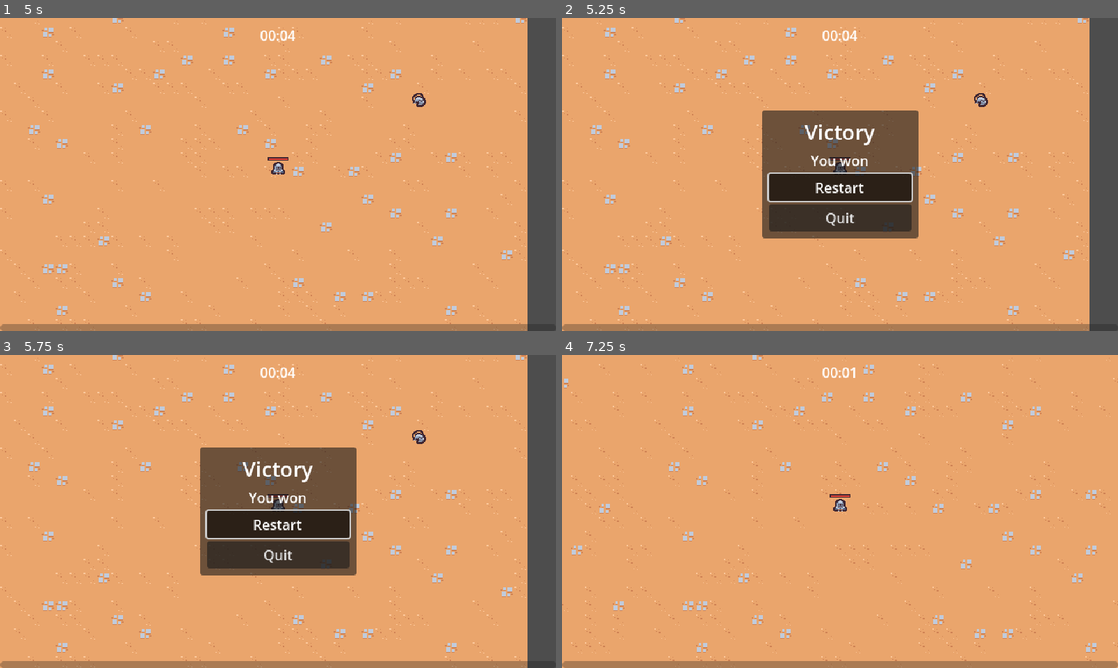
Above: before the commit, frames 1-4 (two rows, left to right).
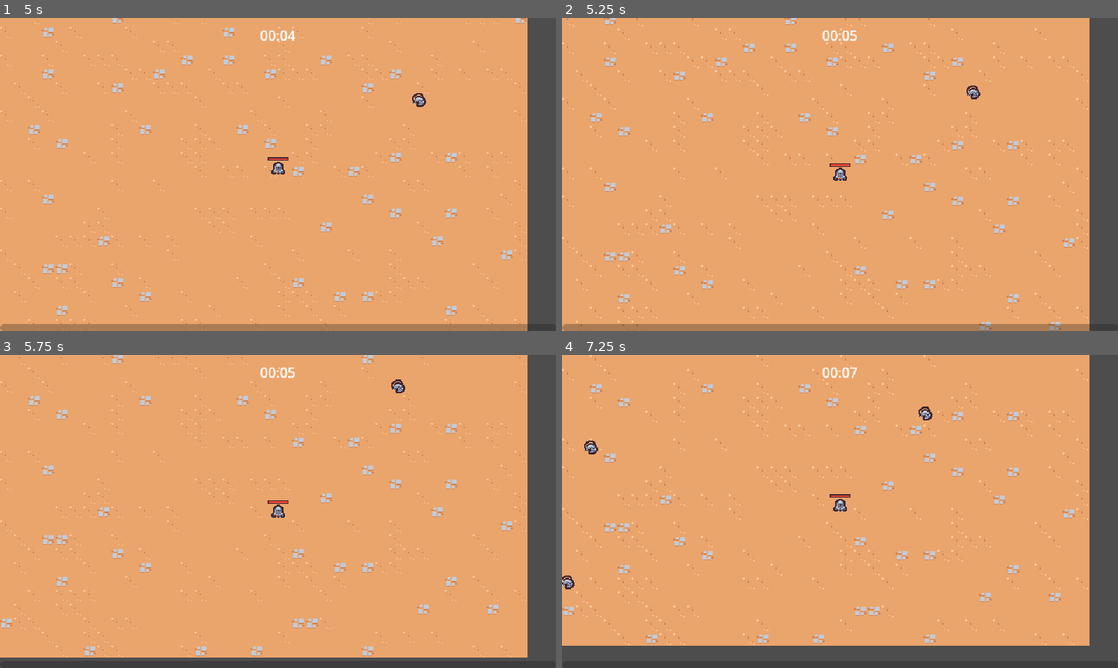
Above: after the commit, the same moments.

Repository: EricksonSiqueira/2DSurvivorsCourse
Game: Godot game, scene res://scenes/main/main.tscn
The game is run twice, just before and just after one commit, with the same random seed, the same clock (stepped at 60 frames per second) and the same inputs.
Inputs (mouse positions are in pixels of both pictures, inside the frame that each line leads up to):
- Up to frame 1 (5 s): move the mouse to (400, 158) at 0.52 s; press the mouse at (400, 158) at 0.53 s; hold D (move_right) 0.53-1.25 s; release the mouse at (400, 158) at 1.25 s; drag from (166, 190) to (283, 171) at 1.27 s; move the mouse to (333, 105) at 2.02 s; press the mouse at (333, 105) at 2.03 s; hold D (move_right) 2.03-2.75 s; release the mouse at (333, 105) at 2.75 s; drag from (250, 237) to (283, 168) at 2.77 s; tap Enter at 3.5 s; move the mouse to (444, 221) at 3.52 s; press the mouse at (444, 221) at 3.53 s; hold A (move_left) 3.53-4.25 s; release the mouse at (444, 221) at 4.25 s; drag from (111, 127) to (428, 86) at 4.27 s
- Up to frame 2 (5.25 s): move the mouse to (867, 174) at 5.02 s; press the mouse at (867, 174) at 5.03 s; hold S (move_down) from 5.03 s (still down)
- Up to frame 3 (5.75 s): keep holding S (move_down)
- Up to frame 4 (7.25 s): release S (move_down) at 5.75 s; release the mouse at (867, 511) at 5.75 s; click (840, 524) at 5.75 s, where only the run before the commit has a clickable "Restart"; drag from (756, 433) to (840, 508) at 6.52 s

Frame 1 is identical in both runs. In frame 2, 16% of the frame differs, in the area x 0-95%, y 0-100%; in frame 3, 19%; in frame 4, 17%.

Commit message:
feat: create end_screen for death and victory

Diff:
--- a/scenes/game_object/player/player.gd
+++ b/scenes/game_object/player/player.gd
@@ -1,4 +1,6 @@
 extends CharacterBody2D
+
+class_name Player
 
 const MAX_SPEED = 125
 const ACCELERATION_SMOOTHING = 25
--- /dev/null
+++ b/scenes/main/main.gd
@@ -0,0 +1,14 @@
+extends Node
+
+@export var end_screen_scene: PackedScene
+
+@onready var player: Player = $%Player
+
+func _ready():
+	player.health_component.died.connect(on_player_died)
+
+
+func on_player_died():
+	var end_screen_instance = end_screen_scene.instantiate() as EndScene
+	add_child(end_screen_instance)
+	end_screen_instance.set_defeat()
--- a/scenes/main/main.tscn
+++ b/scenes/main/main.tscn
@@ -1,16 +1,20 @@
-[gd_scene load_steps=10 format=3 uid="uid://bsxlxlo54ik0d"]
+[gd_scene load_steps=12 format=3 uid="uid://bsxlxlo54ik0d"]
 
 [ext_resource type="PackedScene" uid="uid://d3fh6aid1yfwp" path="res://scenes/game_object/game_camera/game_camera.tscn" id="1_00esh"]
 [ext_resource type="PackedScene" uid="uid://c5aop5m7lqxv8" path="res://scenes/ui/arena_time_ui.tscn" id="1_7cu22"]
+[ext_resource type="Script" path="res://scenes/main/main.gd" id="1_ekofw"]
 [ext_resource type="PackedScene" uid="uid://dff6ckvso5rwc" path="res://scenes/manager/enemy_manager.tscn" id="1_mr0e6"]
 [ext_resource type="PackedScene" uid="uid://der2tnpnp5pna" path="res://scenes/game_object/player/player.tscn" id="1_urxhg"]
 [ext_resource type="PackedScene" uid="uid://c00iwxalxh188" path="res://scenes/manager/arena_time_manager.tscn" id="2_1afvu"]
+[ext_resource type="PackedScene" uid="uid://cxbc4ssbuwcwu" path="res://scenes/ui/end_screen.tscn" id="2_31d72"]
 [ext_resource type="TileSet" uid="uid://dgurgy57nj7gi" path="res://resources/tileset.tres" id="2_aghua"]
 [ext_resource type="PackedScene" uid="uid://de03vextqxxkj" path="res://scenes/manager/experience_manager.tscn" id="4_xgavw"]
 [ext_resource type="PackedScene" uid="uid://614bqrs3vt7x" path="res://scenes/manager/upgrade_manager.tscn" id="6_pqi5p"]
 [ext_resource type="PackedScene" uid="uid://dtq2w4gj246wy" path="res://scenes/ui/experience_bar.tscn" id="8_khvf1"]
 
 [node name="Main" type="Node"]
+script = ExtResource("1_ekofw")
+end_screen_scene = ExtResource("2_31d72")
 
 [node name="ArenaTimeUI" parent="." node_paths=PackedStringArray("arena_time_manager") instance=ExtResource("1_7cu22")]
 arena_time_manager = NodePath("../ArenaTimeManager")
@@ -38,6 +42,7 @@
 y_sort_enabled = true
 
 [node name="Player" parent="Entities" instance=ExtResource("1_urxhg")]
+unique_name_in_owner = true
 position = Vector2(407, 268)
 
 [node name="Foreground" type="Node2D" parent="." groups=["foreground_layer"]]
--- a/scenes/manager/arena_time_manager.gd
+++ b/scenes/manager/arena_time_manager.gd
@@ -1,6 +1,6 @@
 extends Node
 
-@export var victory_screen_scene: PackedScene
+@export var end_screen_scene: PackedScene
 
 @onready var timer = $Timer as Timer
 
@@ -12,5 +12,5 @@
 
 
 func on_timer_timeout():
-	var victory_screen_instance = victory_screen_scene.instantiate()
-	add_child(victory_screen_instance)
+	var end_screen_instance = end_screen_scene.instantiate()
+	add_child(end_screen_instance)
--- a/scenes/manager/arena_time_manager.tscn
+++ b/scenes/manager/arena_time_manager.tscn
@@ -1,13 +1,13 @@
 [gd_scene load_steps=3 format=3 uid="uid://c00iwxalxh188"]
 
 [ext_resource type="Script" path="res://scenes/manager/arena_time_manager.gd" id="1_7i4iw"]
-[ext_resource type="PackedScene" uid="uid://cxbc4ssbuwcwu" path="res://scenes/ui/victory_screen.tscn" id="2_0wjr2"]
+[ext_resource type="PackedScene" uid="uid://cxbc4ssbuwcwu" path="res://scenes/ui/end_screen.tscn" id="2_bgduv"]
 
 [node name="ArenaTimeManager" type="Node"]
 script = ExtResource("1_7i4iw")
-victory_screen_scene = ExtResource("2_0wjr2")
+end_screen_scene = ExtResource("2_bgduv")
 
 [node name="Timer" type="Timer" parent="."]
-wait_time = 5.0
+wait_time = 60.0
 one_shot = true
 autostart = true
--- a/scenes/ui/victory_screen.gd
+++ b/scenes/ui/end_screen.gd
@@ -1,13 +1,21 @@
 extends CanvasLayer
+
+class_name EndScene
 
 @onready var restart_button: Button = $%RestartButton
 @onready var quit_button: Button = $%QuitButton
+@onready var title_label: Label = $%TitleLabel
+@onready var description_label: Label = $%DescriptionLabel
 
 func _ready():
 	get_tree().paused = true
 	restart_button.pressed.connect(on_restart_button_pressed)
 	quit_button.pressed.connect(on_quit_button_pressed)
 
+
+func set_defeat():
+	title_label.text = "Defeat"
+	description_label.text = "You lost"
 
 func on_restart_button_pressed():
 	get_tree().paused = false
--- a/scenes/ui/victory_screen.tscn
+++ b/scenes/ui/end_screen.tscn
@@ -1,10 +1,10 @@
 [gd_scene load_steps=2 format=3 uid="uid://cxbc4ssbuwcwu"]
 
-[ext_resource type="Script" path="res://scenes/ui/victory_screen.gd" id="1_ph4r5"]
+[ext_resource type="Script" path="res://scenes/ui/end_screen.gd" id="1_utfd1"]
 
-[node name="VictoryScreen" type="CanvasLayer"]
+[node name="EndScreen" type="CanvasLayer"]
 process_mode = 3
-script = ExtResource("1_ph4r5")
+script = ExtResource("1_utfd1")
 
 [node name="MarginContainer" type="MarginContainer" parent="."]
 anchors_preset = 15
@@ -29,14 +29,16 @@
 [node name="VBoxContainer" type="VBoxContainer" parent="MarginContainer/PanelContainer/MarginContainer"]
 layout_mode = 2
 
-[node name="VicotoryLabel" type="Label" parent="MarginContainer/PanelContainer/MarginContainer/VBoxContainer"]
+[node name="TitleLabel" type="Label" parent="MarginContainer/PanelContainer/MarginContainer/VBoxContainer"]
+unique_name_in_owner = true
 layout_mode = 2
 theme_override_font_sizes/font_size = 24
 text = "Victory"
 horizontal_alignment = 1
 vertical_alignment = 1
 
-[node name="YouWonLabel" type="Label" parent="MarginContainer/PanelContainer/MarginContainer/VBoxContainer"]
+[node name="DescriptionLabel" type="Label" parent="MarginContainer/PanelContainer/MarginContainer/VBoxContainer"]
+unique_name_in_owner = true
 layout_mode = 2
 text = "You won"
 horizontal_alignment = 1
